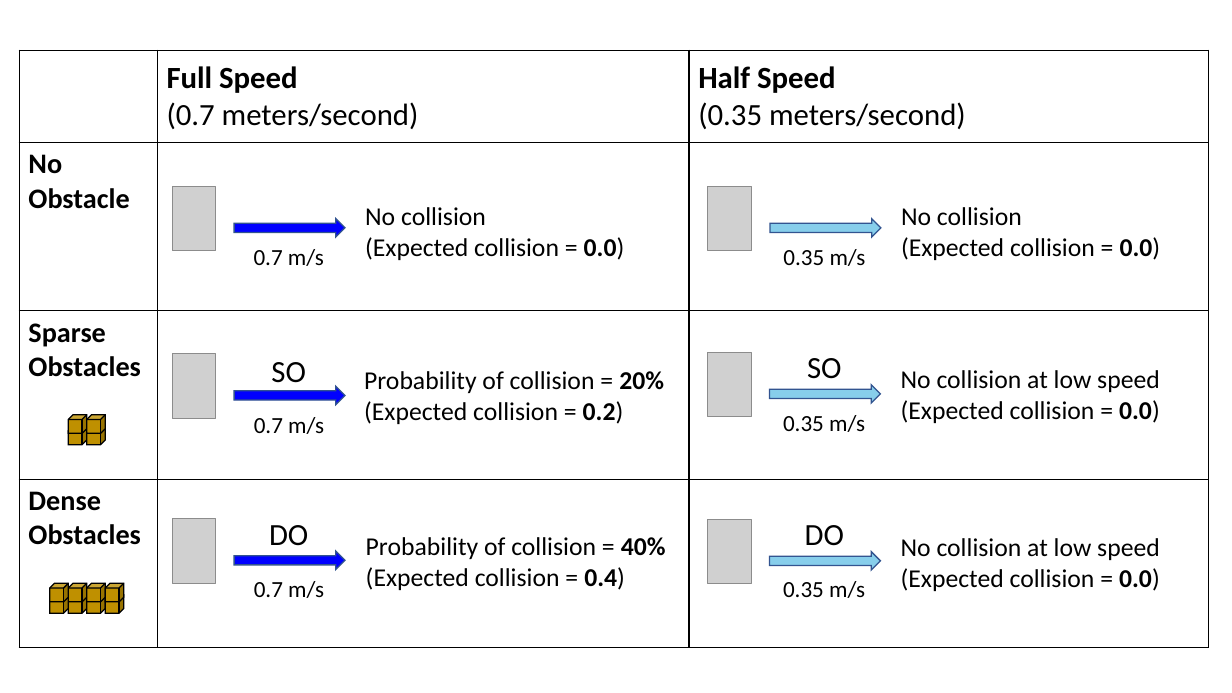
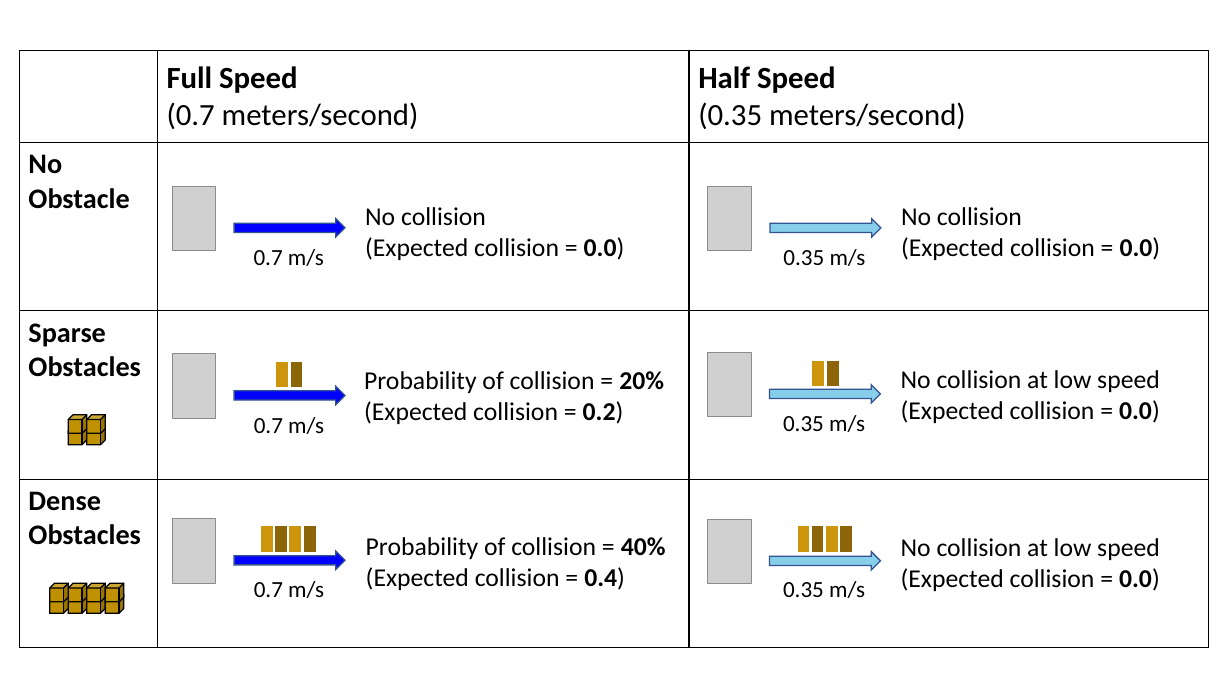
Before and after one commit to cmu-able/explainable-planning, a slide deck: slide 11 of XPlanningEvaluation/data/instruction/instruction-color-blind-friendly.pptx. Drawn at 1232x693 pixels with LibreOffice and Linux fonts; fonts in the diff are those of the drawing; grey boxes stand for pictures. Boxes give left, top, right and bottom in pixels: in the first picture for what was removed or moved away, otherwise in the second. Text is boxed around its words. In the diff, an @@ line names an element or a change of style, - is before the commit and + after.

```diff
--- a/XPlanningEvaluation/data/instruction/instruction-color-blind-friendly.pptx
+++ b/XPlanningEvaluation/data/instruction/instruction-color-blind-friendly.pptx
@@ text removed at <box>807,358,842,379</box> @@
-SO
@@ text removed at <box>271,362,306,383</box> @@
-SO
@@ rectangle added at <box>275,360,289,388</box>, fill #CD950C, outline #FFFFFF 1.5 pt @@
@@ rectangle added at <box>289,360,303,388</box>, fill #8B6508, outline #FFFFFF 1.5 pt @@
@@ rectangle added at <box>811,360,825,387</box>, fill #CD950C, outline #FFFFFF 1.5 pt @@
@@ rectangle added at <box>826,360,840,387</box>, fill #8B6508, outline #FFFFFF 1.5 pt @@
@@ text removed at <box>269,525,308,546</box> @@
-DO
@@ group added at <box>261,526,317,554</box>: 4 rectangles @@
@@ text removed at <box>805,525,844,546</box> @@
-DO
@@ group added at <box>797,526,853,554</box>: 4 rectangles @@
```
Also in this commit, not shown: 4 other slides changed.
